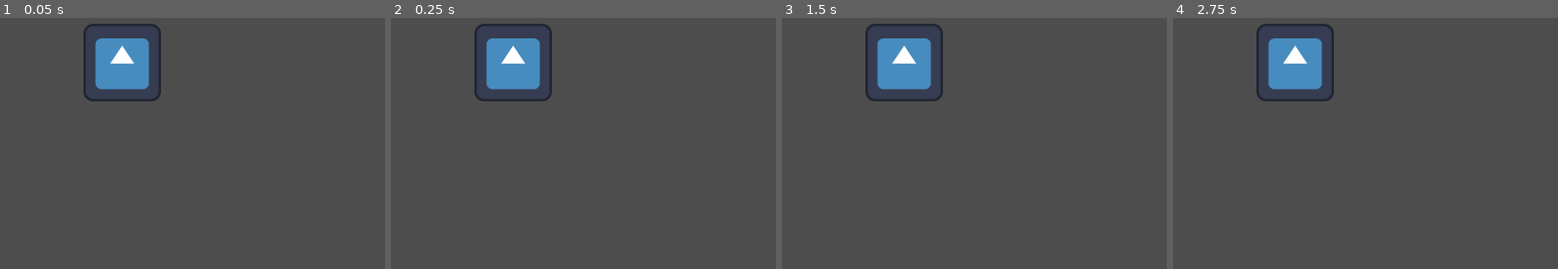
Above: before the commit, frames 1-4 (left to right).
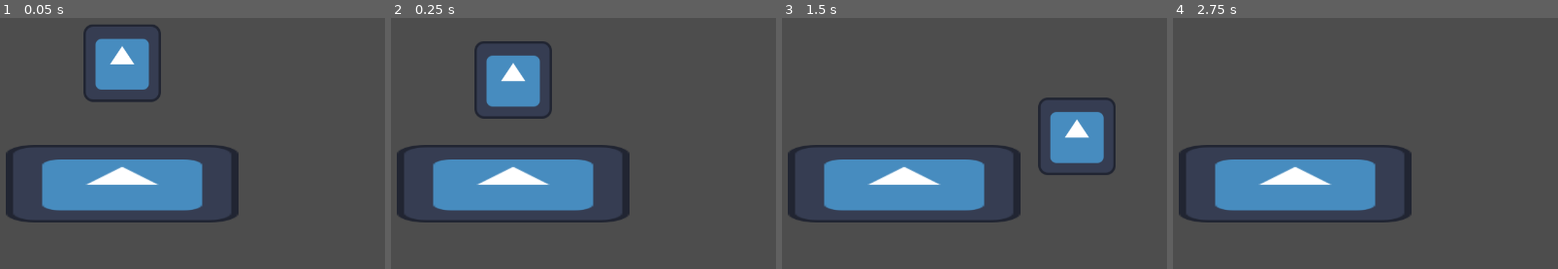
Above: after the commit, the same moments.

Repository: greatbrick0/GdFallJam2025
Game: Godot game, scene res://Scenes/test_level_1.tscn
Same seed, same stepped clock (60 frames per second), same inputs: the game is played once before the commit and once after it. Before the commit the project has no main scene; this scene is started directly in both runs. The engine's default icon, where the game draws it, is replaced by a stand-in: a white triangle on a blue panel in a dark square.
Inputs:
- Up to frame 1 (0.05 s): no input
- Up to frame 2 (0.25 s): no input
- Up to frame 3 (1.5 s): hold D (moveright, bound only after the commit) from 0.53 s (still down); tap Space (jump, bound only after the commit) at 0.6, 0.77, 1.07, 1.35 s
- Up to frame 4 (2.75 s): tap Space (jump, bound only after the commit) at 1.52, 1.82, 2.1 s; release D (moveright, bound only after the commit) at 2.03 s; hold A (moveleft, bound only after the commit) from 2.03 s (still down)

The runs differ from the first frame. In frame 1, 11% of the frame differs, in the area x 1-62%, y 2-82%; in frame 2, 14%; in frame 3, 18%, in the area x 1-87%, y 2-82%; in frame 4, 15%.

Commit message:
Added Player Movement

Diff:
--- a/gdfalljam/Scenes/player.tscn
+++ b/gdfalljam/Scenes/player.tscn
@@ -1,11 +1,13 @@
-[gd_scene load_steps=3 format=3 uid="uid://uxmg7mq10mgq"]
+[gd_scene load_steps=4 format=3 uid="uid://uxmg7mq10mgq"]
 
+[ext_resource type="Script" uid="uid://csswtlckcwryr" path="res://Scripts/player.gd" id="1_cvnsp"]
 [ext_resource type="Texture2D" uid="uid://dj04untltawv3" path="res://icon.svg" id="1_v0iea"]
 
 [sub_resource type="RectangleShape2D" id="RectangleShape2D_cvnsp"]
 size = Vector2(100, 100)
 
 [node name="Player" type="CharacterBody2D"]
+script = ExtResource("1_cvnsp")
 
 [node name="Visuals" type="Node2D" parent="."]
 
--- a/gdfalljam/Scenes/test_level_1.tscn
+++ b/gdfalljam/Scenes/test_level_1.tscn
@@ -1,9 +1,25 @@
-[gd_scene load_steps=2 format=3 uid="uid://p4jpdixxijok"]
+[gd_scene load_steps=4 format=3 uid="uid://p4jpdixxijok"]
 
 [ext_resource type="PackedScene" uid="uid://uxmg7mq10mgq" path="res://Scenes/player.tscn" id="1_v0do5"]
+[ext_resource type="Texture2D" uid="uid://dj04untltawv3" path="res://icon.svg" id="2_i1kli"]
+
+[sub_resource type="RectangleShape2D" id="RectangleShape2D_yq4yk"]
+size = Vector2(100, 100)
 
 [node name="TestLevel1" type="Node2D"]
 
 [node name="Player" parent="." instance=ExtResource("1_v0do5")]
 
 [node name="Camera2D" type="Camera2D" parent="."]
+
+[node name="Floor" type="Node2D" parent="."]
+position = Vector2(0, 200)
+scale = Vector2(3, 1)
+
+[node name="StaticBody2D" type="StaticBody2D" parent="Floor"]
+
+[node name="CollisionShape2D" type="CollisionShape2D" parent="Floor/StaticBody2D"]
+shape = SubResource("RectangleShape2D_yq4yk")
+
+[node name="Sprite2D" type="Sprite2D" parent="Floor"]
+texture = ExtResource("2_i1kli")
--- /dev/null
+++ b/gdfalljam/Scripts/player.gd
@@ -0,0 +1,25 @@
+extends CharacterBody2D
+
+
+const SPEED = 300.0
+const JUMP_VELOCITY = -400.0
+
+
+func _physics_process(delta):
+	# Add the gravity.
+	if not is_on_floor():
+		velocity += get_gravity() * delta
+
+	# Handle jump.
+	if Input.is_action_just_pressed("jump") and is_on_floor():
+		velocity.y = JUMP_VELOCITY
+
+	# Get the input direction and handle the movement/deceleration.
+	# As good practice, you should replace UI actions with custom gameplay actions.
+	var direction = Input.get_axis("moveleft", "moveright")
+	if direction:
+		velocity.x = direction * SPEED
+	else:
+		velocity.x = move_toward(velocity.x, 0, SPEED)
+
+	move_and_slide()
--- a/gdfalljam/project.godot
+++ b/gdfalljam/project.godot
@@ -11,6 +11,7 @@
 [application]
 
 config/name="GdFallJam"
+run/main_scene="uid://hhfpsx1l1wxf"
 config/features=PackedStringArray("4.4", "GL Compatibility")
 config/icon="res://icon.svg"
 
@@ -19,6 +20,24 @@
 window/size/viewport_width=1280
 window/size/viewport_height=720
 
+[input]
+
+jump={
+"deadzone": 0.2,
+"events": [Object(InputEventKey,"resource_local_to_scene":false,"resource_name":"","device":-1,"window_id":0,"alt_pressed":false,"shift_pressed":false,"ctrl_pressed":false,"meta_pressed":false,"pressed":false,"keycode":0,"physical_keycode":32,"key_label":0,"unicode":32,"location":0,"echo":false,"script":null)
+]
+}
+moveleft={
+"deadzone": 0.2,
+"events": [Object(InputEventKey,"resource_local_to_scene":false,"resource_name":"","device":-1,"window_id":0,"alt_pressed":false,"shift_pressed":false,"ctrl_pressed":false,"meta_pressed":false,"pressed":false,"keycode":0,"physical_keycode":65,"key_label":0,"unicode":97,"location":0,"echo":false,"script":null)
+]
+}
+moveright={
+"deadzone": 0.2,
+"events": [Object(InputEventKey,"resource_local_to_scene":false,"resource_name":"","device":-1,"window_id":0,"alt_pressed":false,"shift_pressed":false,"ctrl_pressed":false,"meta_pressed":false,"pressed":false,"keycode":0,"physical_keycode":68,"key_label":0,"unicode":100,"location":0,"echo":false,"script":null)
+]
+}
+
 [rendering]
 
 renderer/rendering_method="gl_compatibility"
Not shown, added: gdfalljam/Scripts/player.gd.uid
